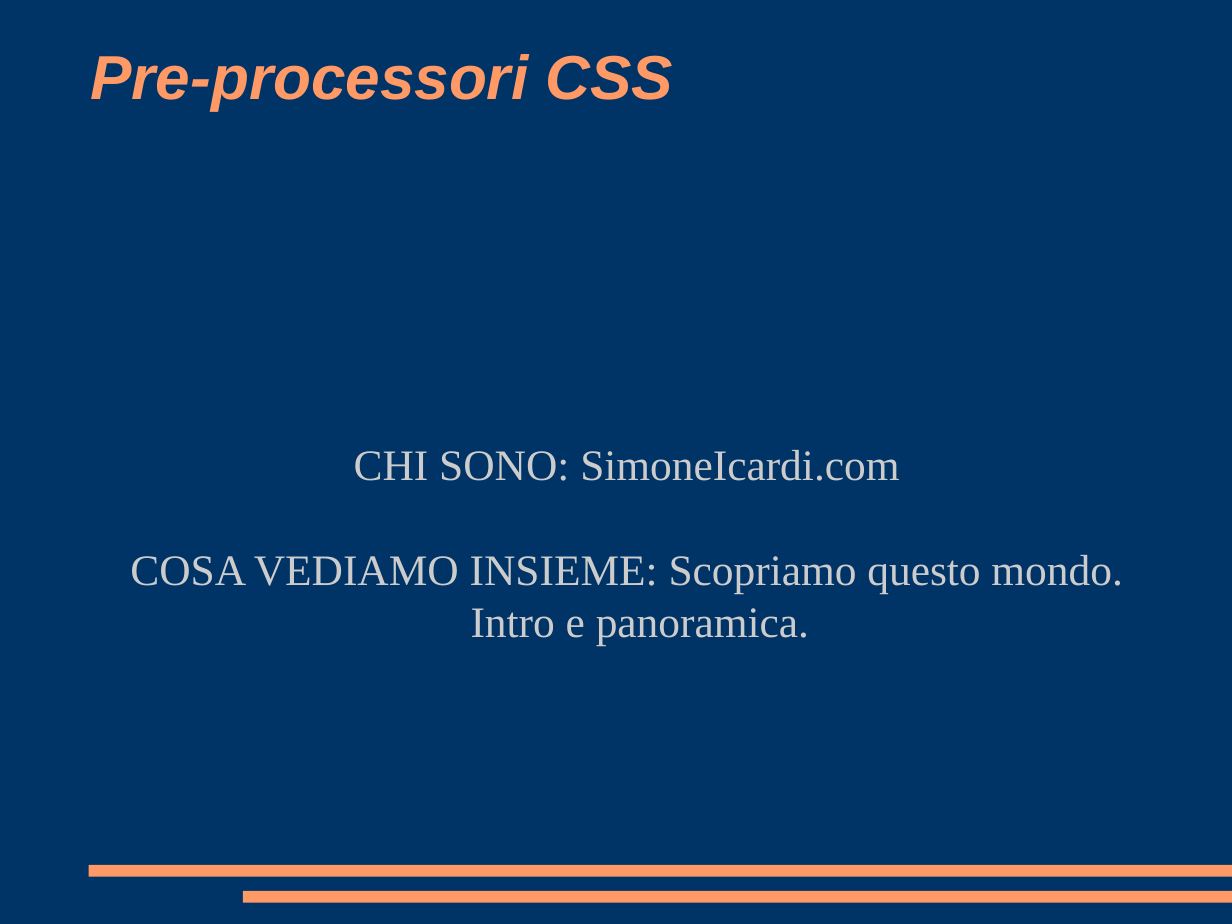
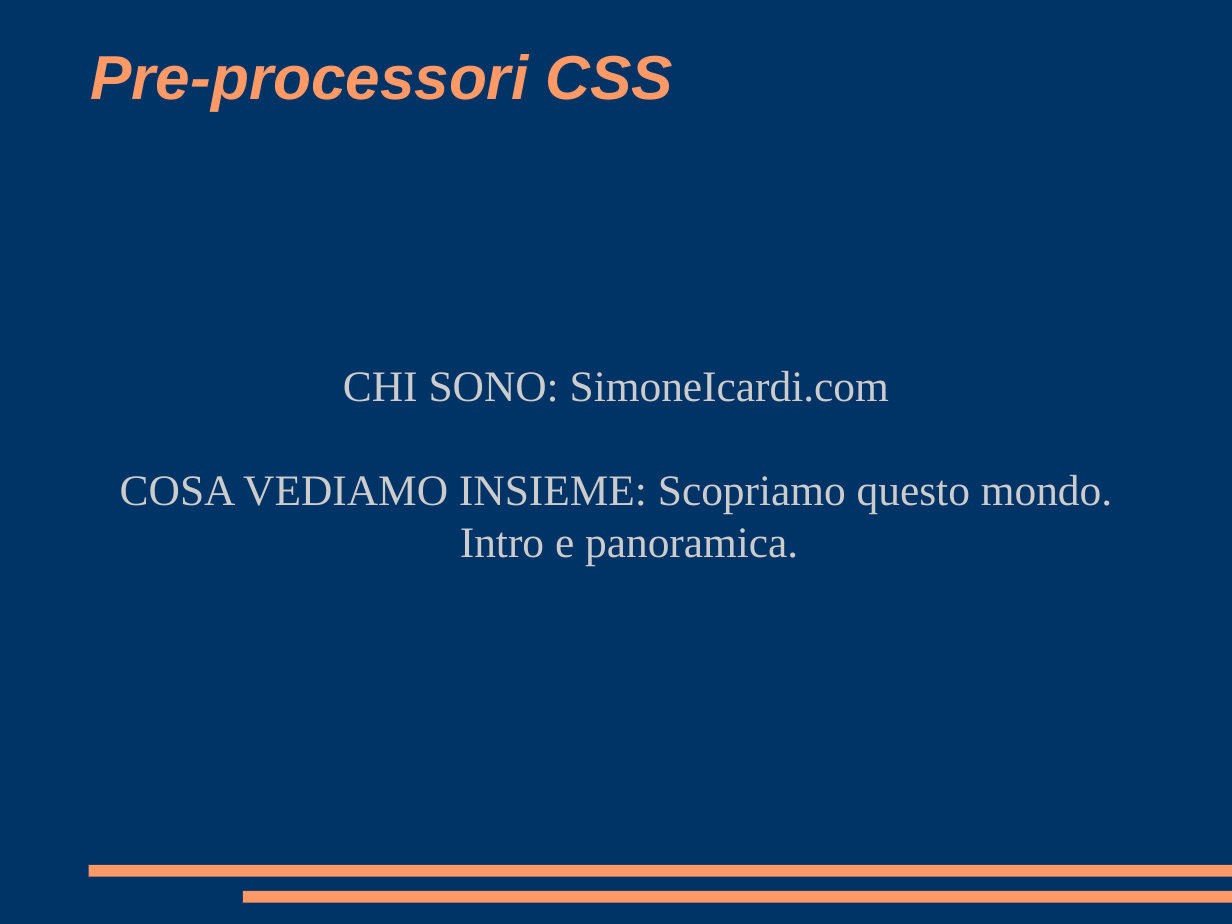
Before and after one commit to pimoGit/boolean-careers-test, a slide deck: slide 1 of video-lezione/presentazione.odp. Drawn at 1232x924 pixels with LibreOffice and Linux fonts; fonts in the diff are those of the drawing. Boxes give left, top, right and bottom in pixels: in the first picture for what was removed or moved away, otherwise in the second. Text is boxed around its words. In the diff, an @@ line names an element or a change of style, - is before the commit and + after.

```diff
--- a/video-lezione/presentazione.odp
+++ b/video-lezione/presentazione.odp
@@ subtitle "CHI SONO: SimoneIcardi.com": place and size @@
-subtitle "CHI SONO: SimoneIcardi.com" at [130, 450, 1122, 646]
+subtitle "CHI SONO: SimoneIcardi.com" at [120, 371, 1112, 566]
```
Also in this commit, not shown: 4 other slides changed, 5 slides added, 1 other file.
